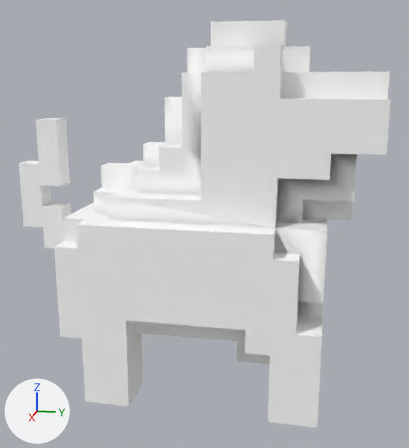
A saved change to the OBJ model models/animationhorse1.obj.
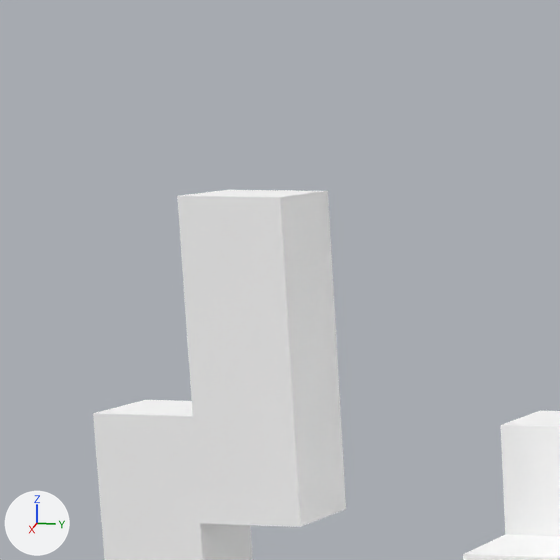
Each version appears first whole from a camera (50 mm lens) standing at (23.92, 5.52, 13.52) and looking at (-0.48, 0.64, 7.42), and next in a close-up on the part from 0% to 28% of the width and 18% to 43% of the height. The lights are fixed; the arrows at lower left show +X, +Y and +Z. Where no turn or scale is listed for an object, it has been applied to the vertices. Vertices at the same position are counted once.

In view in the first close-up: 'animationhorse1'.
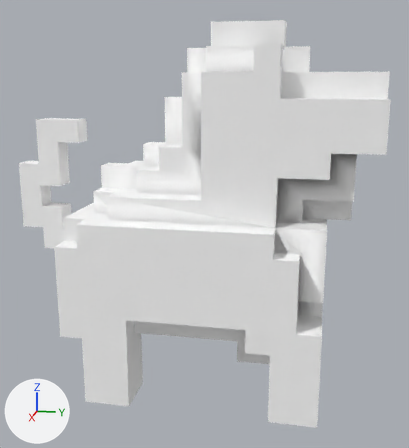
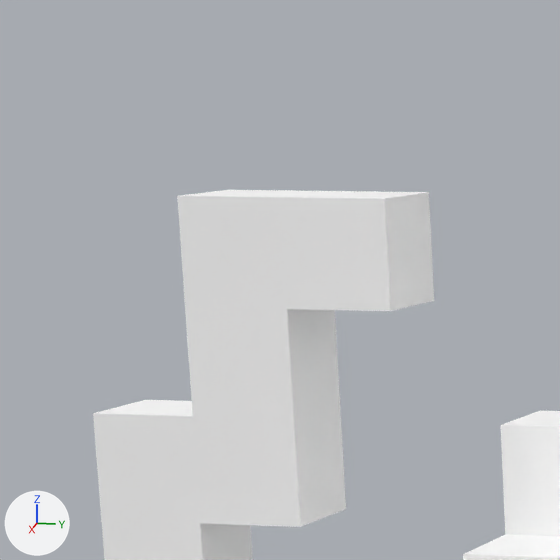
Diff of the bpy script that builds the scene:
```diff
--- a/models/animationhorse1.obj.py
+++ b/models/animationhorse1.obj.py
@@ me_animationhorse1 @@
 # used by ob_animationhorse1; location = (0.0, 0.0, 0.0)
-me_animationhorse1.from_pydata(...)  # 396 vertices, 952 faces; spans x -4.0..3.0, y -8.0..8.0, z 0.0..16.0
+me_animationhorse1.from_pydata(...)  # 400 vertices, 960 faces; spans x -4.0..3.0, y -8.0..8.0, z 0.0..16.0
+# me_animationhorse1 part 1
+# 2 vertices are removed from x -1.0..0.0, y -6.0, z 12.0
+# 8 faces are deleted
+# 6 vertices are added at (-1.0, -6.0, 11.0), (-1.0, -5.0, 11.0), (-1.0, -5.0, 12.0), (0.0, -6.0, 11.0), (0.0, -5.0, 11.0), (0.0, -5.0, 12.0)
+# 16 new faces join them
 me_animationhorse1.materials.append(mat_palette)
```

Boxes [x1, y1, x2, y2] around the edits, measured in the close-ups (560 x 560 px):
part 1 of me_animationhorse1, built on: before [278, 191, 337, 372]; after [278, 191, 434, 372]
